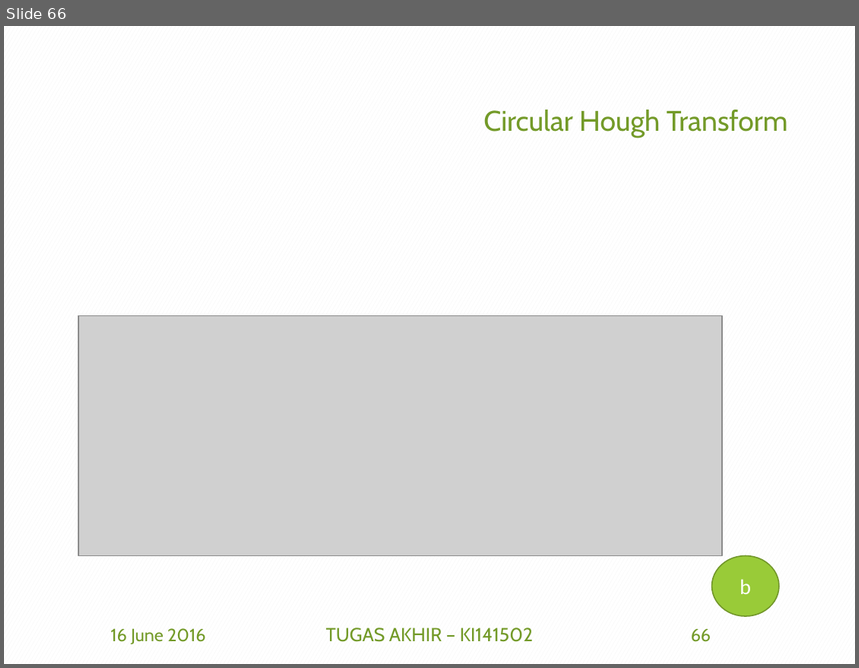
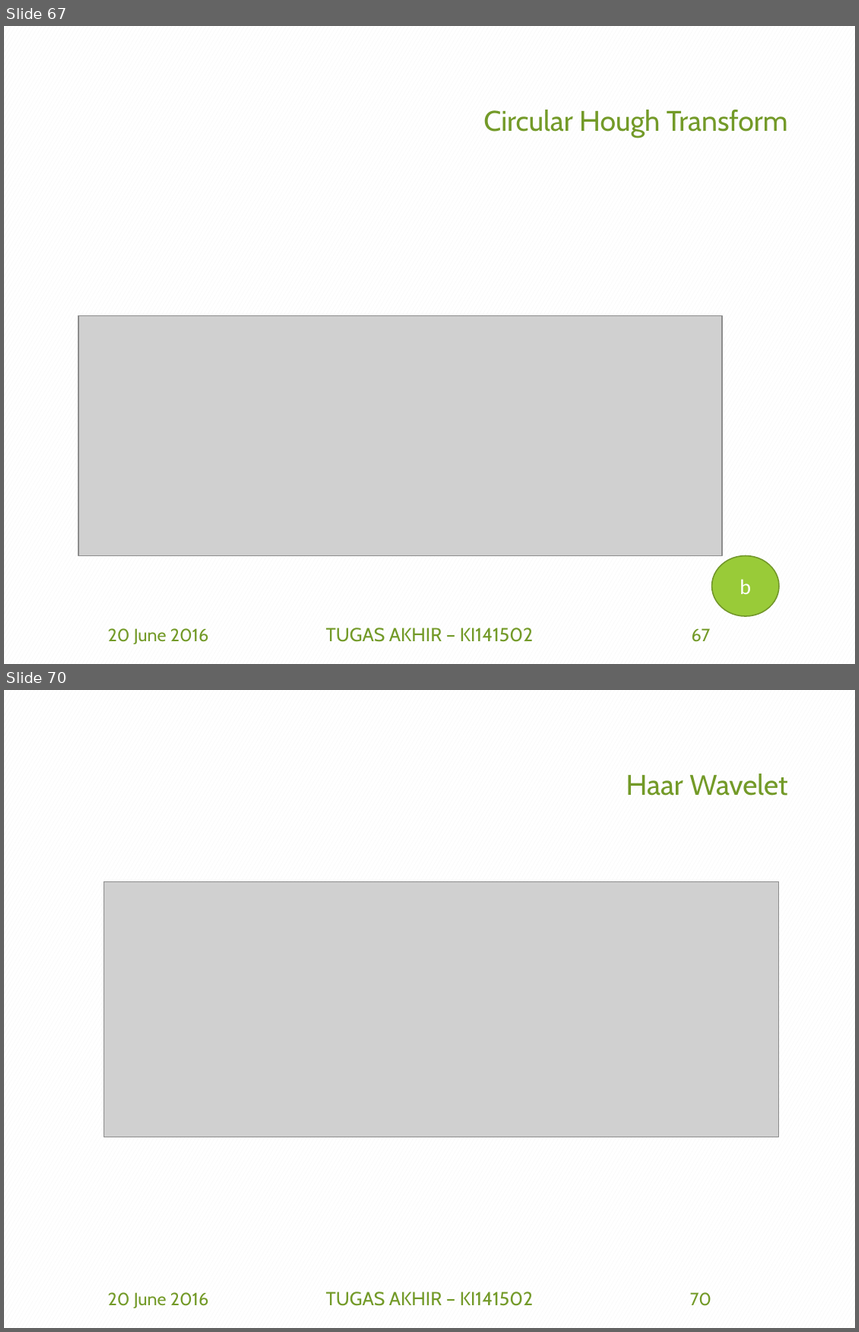
Before and after one commit to afdhalbasith/TA, a slide deck: SiapSidang/5112100153_Afdhal B.pptx. Shown one above the other, each under a label of ours: slide 66 before the commit, slides 67 and 70 after it; the slides between them are not shown. The pictures are 859x668 and 859x1332 pixels, drawn with LibreOffice and Linux fonts; fonts in the diff are those of the drawing; grey boxes stand for pictures; background and template pictures are left out. Boxes give left, top, right and bottom in pixels: in the first picture for what was removed or moved away, otherwise in the second. Text is boxed around its words. In the diff, an @@ line names an element or a change of style, - is before the commit and + after.

```diff
--- a/SiapSidang/5112100153_Afdhal B.pptx
+++ b/SiapSidang/5112100153_Afdhal B.pptx
@@ slide 70 added at [4, 690, 855, 1328], background pattern #F2F2F2 on #FFFFFF @@
@@ title added at [626, 774, 788, 796], 24 pt, text #739A28 @@
+Haar Wavelet
@@ picture added at [104, 882, 779, 1137] @@
@@ text added at [108, 1293, 208, 1309], 15 pt, text #739A28 @@
+20 June 2016
@@ text added at [326, 1292, 533, 1306], 16 pt, text #739A28 @@
+TUGAS AKHIR – KI141502
@@ page number added at [690, 1293, 712, 1306], 15 pt, text #739A28 @@
+70
@@ what was slide 66 is now slide 67 @@
@@ slide 67 changed as well @@
@@ text at [108, 629, 208, 645]: text changed @@
-16 June 2016
+20 June 2016
@@ page number at [692, 629, 711, 642]: text changed @@
-66
+67
```
Also in this commit, not shown: 90 other slides changed, 9 other slides added, 1 other file.
